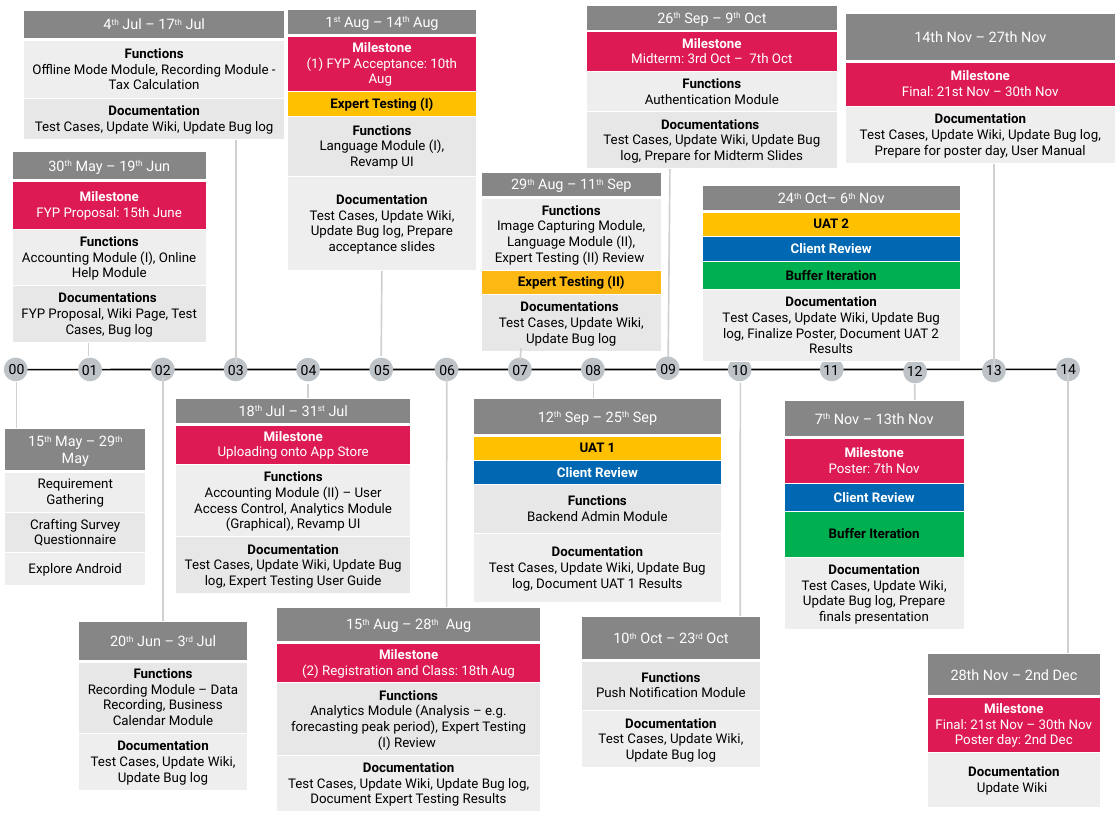
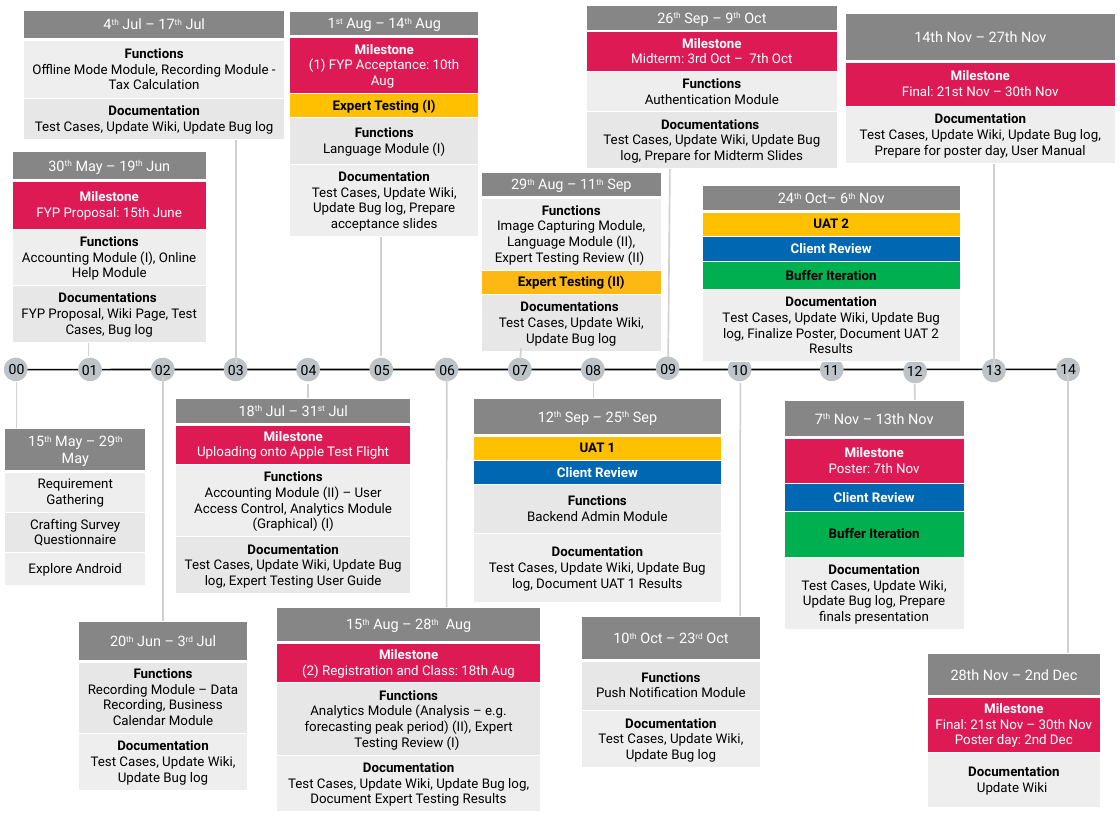
Before and after one commit to benguettachua/SmartHawker, a slide deck: slide 2 of FYP/Timeline and Diagram/FYPTimeline 15th June Edition.pptx. Drawn at 1120x840 pixels with LibreOffice and Linux fonts; fonts in the diff are those of the drawing. Boxes give left, top, right and bottom in pixels: in the first picture for what was removed or moved away, otherwise in the second. Text is boxed around its words. In the diff, an @@ line names an element or a change of style, - is before the commit and + after.

```diff
--- a/FYP/Timeline and Diagram/FYPTimeline 15th June Edition.pptx
+++ b/FYP/Timeline and Diagram/FYPTimeline 15th June Edition.pptx
@@ table at <box>290,11,478,235</box> @@
-row 4, column 1: Functions / Language Module (I), Revamp UI
+row 4, column 1: Functions / Language Module (I)
@@ table at <box>482,172,662,351</box> @@
-row 2, column 1: Functions / Image Capturing Module, Language Module (II), Expert Testing (II) Review
+row 2, column 1: Functions / Image Capturing Module, Language Module (II), Expert Testing Review (II)
@@ line moved from (382, 250) - (382, 356) to (382, 221) - (382, 356) @@
@@ table at <box>175,398,410,594</box> @@
-row 2, column 1: Milestone / Uploading onto App Store
+row 2, column 1: Milestone / Uploading onto Apple Test Flight
-row 3, column 1: Functions / Accounting Module (II) – User Access Control, Analytics Module (Graphical), Revamp UI
+row 3, column 1: Functions / Accounting Module (II) – User Access Control, Analytics Module (Graphical) (I)
@@ table at <box>277,607,541,811</box> @@
-row 3, column 1: Functions / Analytics Module (Analysis – e.g. forecasting peak period), Expert Testing (I) Review
+row 3, column 1: Functions / Analytics Module (Analysis – e.g. forecasting peak period) (II), Expert Testing Review (I)
```
Also in this commit, not shown: 1 other slide changed, 24 other files.
